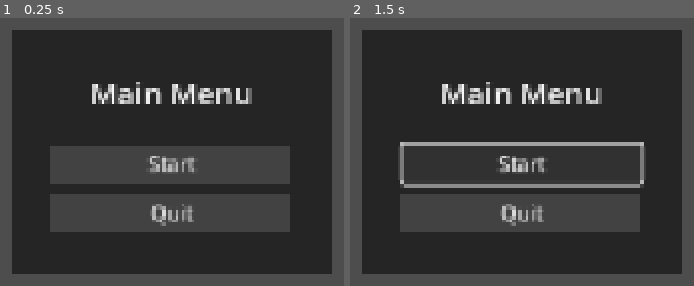
Above: before the commit, frames 1-2 (left to right).
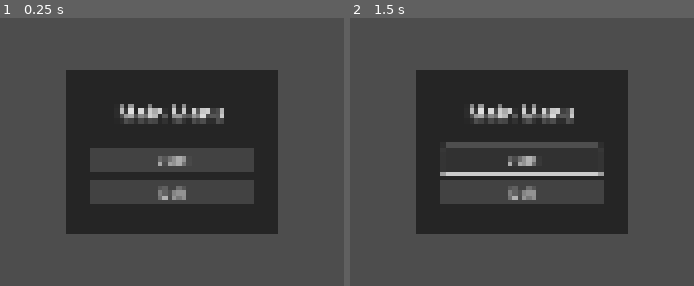
Above: after the commit, the same moments.

Repository: Paraross/geo-app
Game: Godot game, scene res://scenes/main.tscn
Two runs of this game, one before a commit and one after it. Both use one fixed random seed, a clock stepped at 60 frames per second and the inputs below.
Inputs:
- Up to frame 1 (0.25 s): no input
- Up to frame 2 (1.5 s): click "Start" at 0.5 s; click "Start" at 1.25 s

The runs differ from the first frame. In frame 1, 61% of the frame differs, in the area x 3-97%, y 4-96%; in frame 2, 61%.

Commit message:
Change resoulution to 1920x1080

Diff:
--- a/project.godot
+++ b/project.godot
@@ -17,8 +17,8 @@
 
 [display]
 
-window/size/viewport_width=1280
-window/size/viewport_height=720
+window/size/viewport_width=1920
+window/size/viewport_height=1080
 window/stretch/mode="canvas_items"
 
 [dotnet]
--- a/scenes/main.tscn
+++ b/scenes/main.tscn
@@ -9,8 +9,11 @@
 
 [node name="HBoxContainer" type="HBoxContainer" parent="."]
 visible = false
-offset_right = 1280.0
-offset_bottom = 720.0
+anchors_preset = 15
+anchor_right = 1.0
+anchor_bottom = 1.0
+grow_horizontal = 2
+grow_vertical = 2
 
 [node name="ShapeViewportContainer" type="SubViewportContainer" parent="HBoxContainer"]
 custom_minimum_size = Vector2(360, 0)
@@ -20,7 +23,7 @@
 
 [node name="ShapeViewport" type="SubViewport" parent="HBoxContainer/ShapeViewportContainer"]
 handle_input_locally = false
-size = Vector2i(360, 2)
+size = Vector2i(958, 1080)
 render_target_update_mode = 0
 
 [node name="ShapeWorld" parent="HBoxContainer/ShapeViewportContainer/ShapeViewport" instance=ExtResource("2_0xm2m")]
